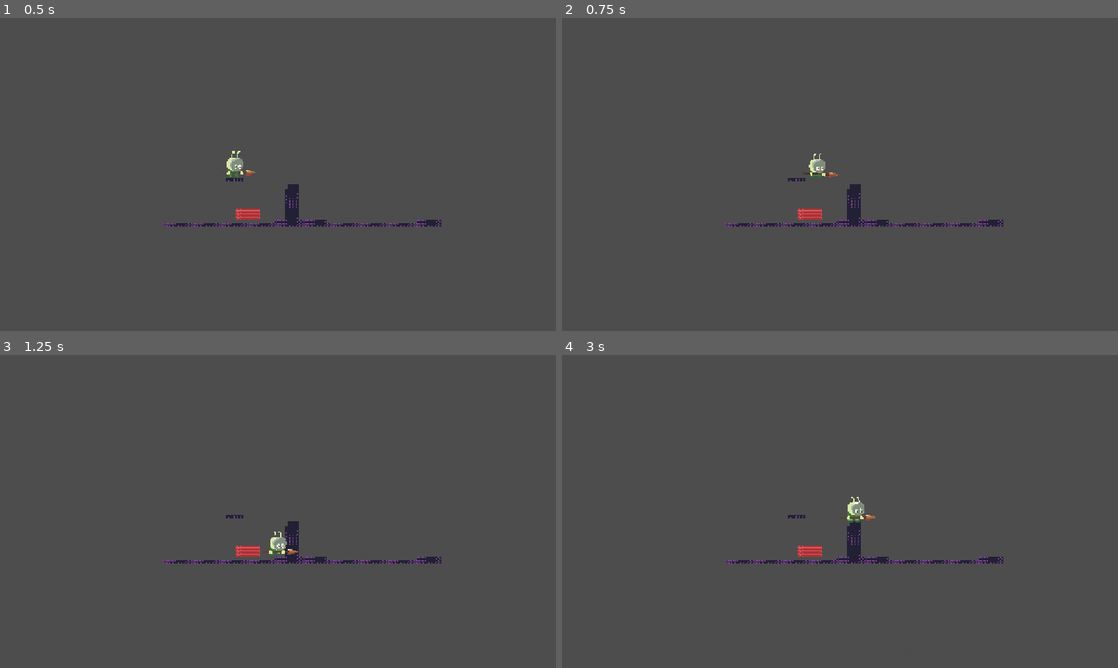
Above: before the commit, frames 1-4 (two rows, left to right).
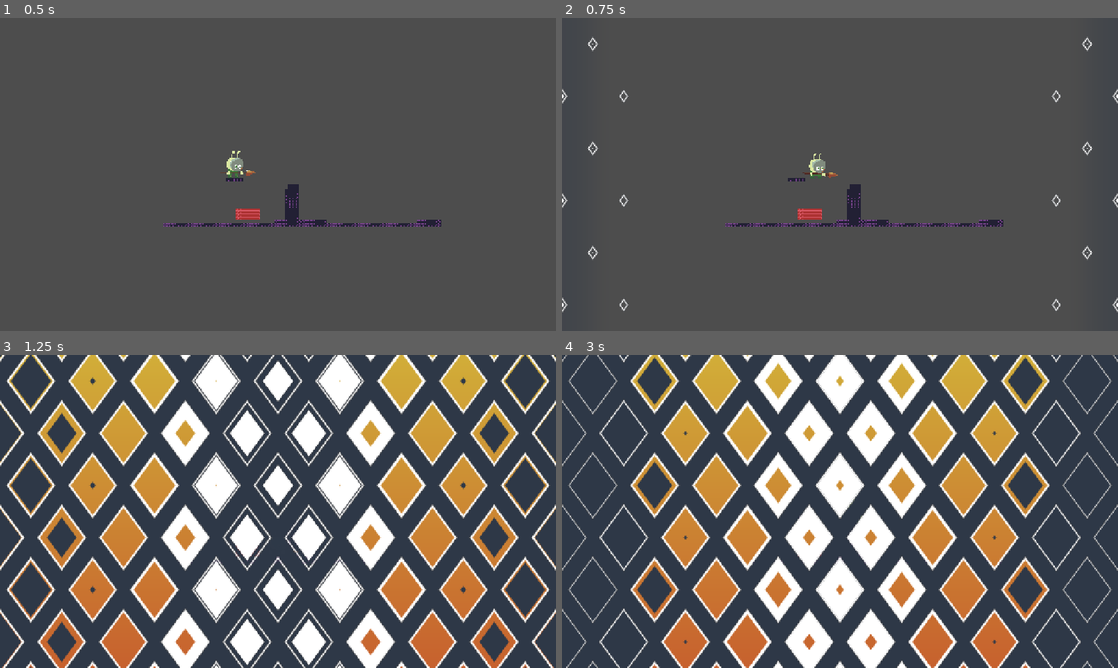
Above: after the commit, the same moments.

Repository: soulwa/ggj2026
Game: Godot game, scene res://Scenes/world.tscn
Same seed, same stepped clock (60 frames per second), same inputs: the game is played once before the commit and once after it.
Inputs:
- Up to frame 1 (0.5 s): no input
- Up to frame 2 (0.75 s): tap Enter at 0.5 s; hold Right (right) from 0.53 s (still down); tap T at 0.6 s
- Up to frame 3 (1.25 s): keep holding Right (right); tap Z (jump) at 0.77 s
- Up to frame 4 (3 s): tap X (action) at 1.35 s; tap Z (jump) at 1.52 s; tap T at 1.55, 2.3, 2.85 s; release Right (right) at 2.03 s; hold Left (left) 2.03-2.78 s; hold Shift (switch_mask) 2.03-2.78 s; hold Right (right) from 2.78 s (still down)

Frame 1 is identical in both runs. In frame 2, 0.4% of the frame differs, in the area x 0-100%, y 6-94%; in frame 3, 96%; in frame 4, 97%, in the area x 0-100%, y 0-100%.

Commit message:
nearly done w screen transition

Diff:
--- /dev/null
+++ b/Scenes/transition_overlay.tscn
@@ -0,0 +1,31 @@
+[gd_scene load_steps=3 format=3 uid="uid://dkr8yw2t6l1p5"]
+
+[ext_resource type="Script" path="res://Scripts/transition_manager.gd" id="1_script"]
+[ext_resource type="Shader" path="res://Shaders/screen_transition.gdshader" id="2_shader"]
+
+[sub_resource type="ShaderMaterial" id="ShaderMaterial_trans"]
+shader = ExtResource("2_shader")
+shader_parameter/progress = 0.0
+shader_parameter/grid_size = Vector2(9, 6)
+shader_parameter/rhombus_size = 0.38
+shader_parameter/rhombus_height_ratio = 1.6
+shader_parameter/wave_spread = 0.55
+shader_parameter/outline_wave_spread = 0.2
+shader_parameter/color_orange = Vector3(0.78, 0.38, 0.18)
+shader_parameter/color_yellow = Vector3(0.82, 0.68, 0.22)
+shader_parameter/color_rhombus_bg = Vector3(0.16, 0.22, 0.2)
+shader_parameter/color_screen_bg = Vector3(0.18, 0.22, 0.28)
+shader_parameter/outline_thickness = 0.02
+
+[node name="TransitionOverlay" type="CanvasLayer"]
+layer = 100
+script = ExtResource("1_script")
+
+[node name="ColorRect" type="ColorRect" parent="."]
+anchors_preset = 15
+anchor_right = 1.0
+anchor_bottom = 1.0
+grow_horizontal = 2
+grow_vertical = 2
+mouse_filter = 2
+material = SubResource("ShaderMaterial_trans")
--- /dev/null
+++ b/Scripts/transition_manager.gd
@@ -0,0 +1,115 @@
+class_name TransitionManager extends CanvasLayer
+
+## Emitted when the transition reaches the midpoint (screen fully covered)
+## This is the ideal time to switch scenes
+signal transition_midpoint
+## Emitted when the transition completes
+signal transition_complete
+
+@onready var transition_rect: ColorRect = $ColorRect
+
+## Duration of the full transition in seconds
+@export var transition_duration: float = 1.4
+
+## Whether a transition is currently playing
+var is_transitioning: bool = false
+
+var _tween: Tween
+var _progress: float = 0.0
+
+
+func _ready() -> void:
+	# Ensure we're on a high layer to render above everything
+	layer = 100
+	# Start fully transparent
+	_set_progress(0.0)
+
+
+func _input(event: InputEvent) -> void:
+	# Debug trigger with T key
+	if event is InputEventKey and event.pressed and not event.echo:
+		if event.keycode == KEY_T:
+			if not is_transitioning:
+				play_transition()
+
+
+## Plays the full transition animation (in and out)
+func play_transition() -> void:
+	if is_transitioning:
+		return
+
+	is_transitioning = true
+
+	# Kill any existing tween
+	if _tween and _tween.is_valid():
+		_tween.kill()
+
+	_tween = create_tween()
+	_tween.set_ease(Tween.EASE_IN_OUT)
+	_tween.set_trans(Tween.TRANS_SINE)
+
+	# Animate from 0 to 1
+	_tween.tween_method(_set_progress, 0.0, 1.0, transition_duration)
+
+	# Emit midpoint signal partway through
+	# The midpoint is when the screen is most covered (around 40-50% progress)
+	await get_tree().create_timer(transition_duration * 0.4).timeout
+	transition_midpoint.emit()
+
+	# Wait for completion
+	await _tween.finished
+
+	is_transitioning = false
+	transition_complete.emit()
+
+
+## Plays just the "in" part of the transition (covers screen)
+## Useful for manual control of scene switching
+func play_transition_in() -> void:
+	if is_transitioning:
+		return
+
+	is_transitioning = true
+
+	if _tween and _tween.is_valid():
+		_tween.kill()
+
+	_tween = create_tween()
+	_tween.set_ease(Tween.EASE_OUT)
+	_tween.set_trans(Tween.TRANS_SINE)
+
+	# Only go to midpoint
+	_tween.tween_method(_set_progress, 0.0, 0.5, transition_duration * 0.5)
+
+	await _tween.finished
+	transition_midpoint.emit()
+
+
+## Plays just the "out" part of the transition (reveals screen)
+## Call this after switching scenes
+func play_transition_out() -> void:
+	if _tween and _tween.is_valid():
+		_tween.kill()
+
+	_tween = create_tween()
+	_tween.set_ease(Tween.EASE_IN)
+	_tween.set_trans(Tween.TRANS_SINE)
+
+	# Continue from midpoint to end
+	_tween.tween_method(_set_progress, 0.5, 1.0, transition_duration * 0.5)
+
+	await _tween.finished
+	is_transitioning = false
+	transition_complete.emit()
+
+
+## Sets the transition progress directly (0.0 to 1.0)
+func _set_progress(value: float) -> void:
+	_progress = value
+	if transition_rect and transition_rect.material:
+		transition_rect.material.set_shader_parameter("progress", value)
+
+
+## Gets the current transition progress
+func get_progress() -> float:
+	return _progress
--- /dev/null
+++ b/Shaders/screen_transition.gdshader
@@ -0,0 +1,194 @@
+shader_type canvas_item;
+
+// Main animation progress (0 = hidden, 1 = fully transitioned and faded out)
+uniform float progress : hint_range(0.0, 1.0) = 0.0;
+
+// Grid configuration
+uniform vec2 grid_size = vec2(9.0, 6.0);
+uniform float rhombus_size = 0.42;
+uniform float rhombus_height_ratio = 1.6;
+
+// Wave configuration
+uniform float wave_spread = 0.55;
+uniform float outline_wave_spread = 0.20;  // Faster/tighter wave for outline appearance
+
+// Colors
+uniform vec3 color_orange : source_color = vec3(0.78, 0.38, 0.18);
+uniform vec3 color_yellow : source_color = vec3(0.82, 0.68, 0.22);
+uniform vec3 color_rhombus_bg : source_color = vec3(0.16, 0.22, 0.20);
+uniform vec3 color_screen_bg : source_color = vec3(0.18, 0.22, 0.28);
+uniform float outline_thickness = 0.018;
+
+// Easing functions for more organic motion
+float ease_out_cubic(float t) {
+	return 1.0 - pow(1.0 - t, 3.0);
+}
+
+float ease_in_out_quad(float t) {
+	return t < 0.5 ? 2.0 * t * t : 1.0 - pow(-2.0 * t + 2.0, 2.0) / 2.0;
+}
+
+float ease_in_quad(float t) {
+	return t * t;
+}
+
+float ease_out_quad(float t) {
+	return 1.0 - (1.0 - t) * (1.0 - t);
+}
+
+// SDF for rhombus with aspect ratio
+float diamond_sdf(vec2 p, float size, float aspect) {
+	p.y /= aspect;
+	p = abs(p);
+	return (p.x + p.y - size) / 1.41421356;
+}
+
+// Calculate wave-offset progress for a given cell position
+float get_wave_progress(float cell_x, float center_x, float wave_sprd, float prog) {
+	float cell_dist = abs(cell_x - center_x) / center_x;
+	cell_dist = clamp(cell_dist, 0.0, 1.0);
+
+	// Apply easing to the wave spread for smoother motion
+	float wave_offset = ease_in_out_quad(1.0 - cell_dist) * wave_sprd;
+	float scaled_prog = prog * (1.0 + wave_sprd);
+	float local_prog = scaled_prog - wave_offset;
+	return clamp(local_prog, 0.0, 1.0);
+}
+
+// Render a single rhombus and return its color contribution
+// outline_wave_progress: fast wave for outline appearance (edges first, quick sweep)
+// wave_progress: slower wave for fills (edges first, center last)
+// bg_fade: background fade value to sync inner fill with background
+vec4 render_rhombus(vec2 local_uv, float outline_wave_progress, float wave_progress, float bg_fade, vec2 screen_uv, float aa) {
+	// Skip if completely outside animation range (use 0.99 to avoid floating point issues)
+	if (outline_wave_progress <= 0.0 || wave_progress >= 0.99) {
+		return vec4(0.0);
+	}
+
+	float d = diamond_sdf(local_uv, rhombus_size, rhombus_height_ratio);
+
+	// Skip if outside rhombus bounds
+	if (d > rhombus_size + outline_thickness + 0.05) {
+		return vec4(0.0);
+	}
+
+	vec4 rhombus_color = vec4(0.0);
+
+	// ============================================
+	// OUTLINE - Uses fast wave (quick sweep from edges)
+	// ============================================
+	float outline_appear = ease_out_cubic(smoothstep(0.0, 0.35, outline_wave_progress));
+
+	if (outline_appear > 0.0 && bg_fade > 0.0) {
+		float outline_pos = mix(0.06, rhombus_size, outline_appear);
+		float outline_d = diamond_sdf(local_uv, outline_pos, rhombus_height_ratio);
+		float outline = 1.0 - smoothstep(0.0, outline_thickness + aa, abs(outline_d));
+		rhombus_color = mix(rhombus_color, vec4(1.0, 1.0, 1.0, bg_fade), outline);
+	}
+
+	// ============================================
+	// FILLS - Use wave_progress (edges first, center last)
+	// Spread across full range, with internal fades
+	// ============================================
+
+	// White fill - appears early, gradient covers it, bg_fade handles final fadeout
+	float white_appear = ease_out_cubic(smoothstep(0.0, 0.30, wave_progress));
+
+	if (white_appear > 0.0 && bg_fade > 0.0) {
+		float white_size = white_appear * rhombus_size;
+		float white_d = diamond_sdf(local_uv, white_size, rhombus_height_ratio);
+		float white_fill = 1.0 - smoothstep(-aa, aa, white_d);
+		rhombus_color = mix(rhombus_color, vec4(1.0, 1.0, 1.0, bg_fade), white_fill);
+	}
+
+	// Gradient fill - appears at full opacity, inner fill covers it, bg_fade handles final fadeout
+	float grad_appear = ease_out_cubic(smoothstep(0.15, 0.45, wave_progress));
+
+	if (grad_appear > 0.0 && bg_fade > 0.0) {
+		float grad_size = grad_appear * (rhombus_size - 0.025);
+		float grad_d = diamond_sdf(local_uv, grad_size, rhombus_height_ratio);
+		float grad_fill = 1.0 - smoothstep(-aa, aa, grad_d);
+		vec3 gradient_color = mix(color_yellow, color_orange, screen_uv.y);
+		rhombus_color = mix(rhombus_color, vec4(gradient_color, bg_fade), grad_fill);
+	}
+
+	// Inner fill - matches screen background, expands after gradient is visible
+	float inner_appear = ease_out_cubic(smoothstep(0.50, 0.80, wave_progress));
+
+	if (inner_appear > 0.0 && bg_fade > 0.0) {
+		// Inner fill grows to full rhombus size
+		float inner_size = inner_appear * rhombus_size;
+		float inner_d = diamond_sdf(local_uv, inner_size, rhombus_height_ratio);
+		float inner_fill = 1.0 - smoothstep(-aa, aa, inner_d);
+		rhombus_color = mix(rhombus_color, vec4(color_screen_bg, bg_fade), inner_fill);
+	}
+
+	return rhombus_color;
+}
+
+void fragment() {
+	vec2 uv = UV;
+	float aa = 0.01;
+
+	// ============================================
+	// BACKGROUND LAYER - Smooth wave, holds longer
+	// ============================================
+	float smooth_dist = abs(uv.x - 0.5) * 2.0;
+	float bg_wave_offset = ease_in_out_quad(1.0 - smooth_dist) * wave_spread;
+	float bg_scaled_progress = progress * (1.0 + wave_spread);
+	float bg_local_progress = bg_scaled_progress - bg_wave_offset;
+	bg_local_progress = clamp(bg_local_progress, 0.0, 1.0);
+
+	// Background fades in quickly, holds, then fades out after rhombus animation completes
+	float bg_fade_in = ease_out_cubic(smoothstep(0.0, 0.15, bg_local_progress));
+	float bg_fade_out = 1.0 - ease_in_quad(smoothstep(0.82, 1.0, bg_local_progress));
+	float bg_alpha = bg_fade_in * bg_fade_out;
+
+	vec4 final_color = vec4(color_screen_bg, bg_alpha);
+
+	// ============================================
+	// RHOMBUS GRID - Check multiple cells for overlap
+	// ============================================
+	vec2 base_scaled_uv = uv * grid_size;
+	float center_x = grid_size.x * 0.5;
+
+	// Check current cell and neighbors for overlapping rhombuses
+	vec2 base_cell = floor(base_scaled_uv);
+
+	// We need to check neighboring cells because rhombuses can overlap
+	for (float dy = -1.0; dy <= 1.0; dy += 1.0) {
+		for (float dx = -1.0; dx <= 1.0; dx += 1.0) {
+			vec2 check_cell = base_cell + vec2(dx, dy);
+
+			// Calculate the row offset for this cell (stagger pattern)
+			float row_offset = mod(check_cell.y, 2.0) * 0.5;
+
+			// Calculate local UV with stagger applied
+			vec2 staggered_uv = base_scaled_uv;
+			staggered_uv.x += row_offset;
+			vec2 local_uv = staggered_uv - (check_cell + vec2(0.5, 0.5));
+
+			// Get the visual center X position for wave calculation
+			// Cell center is at check_cell.x + 0.5, but stagger shifts it visually
+			float visual_center_x = check_cell.x + 0.5 - row_offset;
+
+			// Get fast wave progress for outline (quick sweep from edges)
+			float outline_prog = get_wave_progress(visual_center_x, center_x, outline_wave_spread, progress);
+
+			// Get slower wave progress for fills
+			float wave_progress = get_wave_progress(visual_center_x, center_x, wave_spread, progress);
+
+			// Calculate per-cell background fade - starts slightly earlier than background to avoid clipping
+			float cell_bg_fade_out = 1.0 - ease_in_quad(smoothstep(0.78, 0.98, wave_progress));
+
+			// Render rhombus with outline wave, fill wave, and background fade
+			vec4 rhombus_color = render_rhombus(local_uv, outline_prog, wave_progress, cell_bg_fade_out, uv, aa);
+
+			if (rhombus_color.a > 0.0) {
+				final_color = mix(final_color, rhombus_color, rhombus_color.a);
+			}
+		}
+	}
+
+	COLOR = final_color;
+}
--- a/project.godot
+++ b/project.godot
@@ -18,6 +18,7 @@
 [autoload]
 
 Globals="*uid://bedjkd7mes0le"
+TransitionOverlay="*res://Scenes/transition_overlay.tscn"
 
 [display]
 
Not shown, added: Scripts/transition_manager.gd.uid
Not shown, added: Shaders/screen_transition.gdshader.uid
